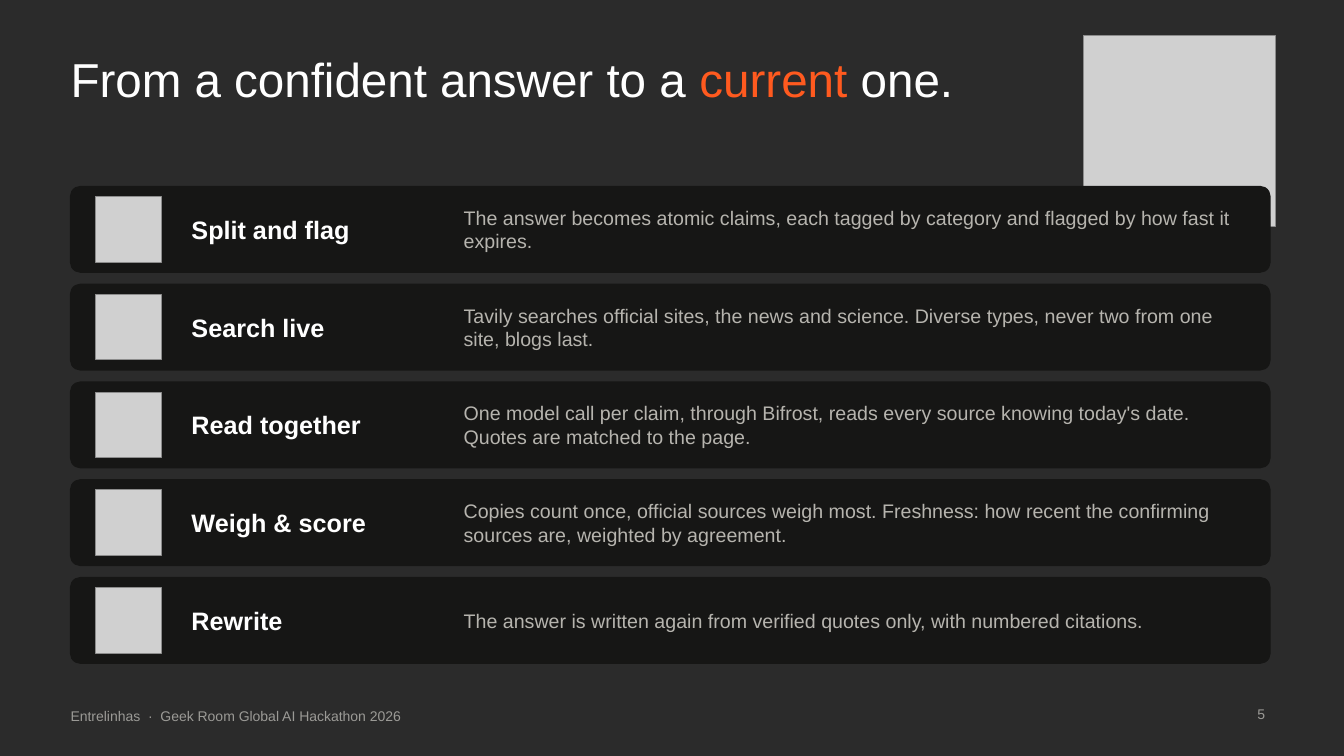
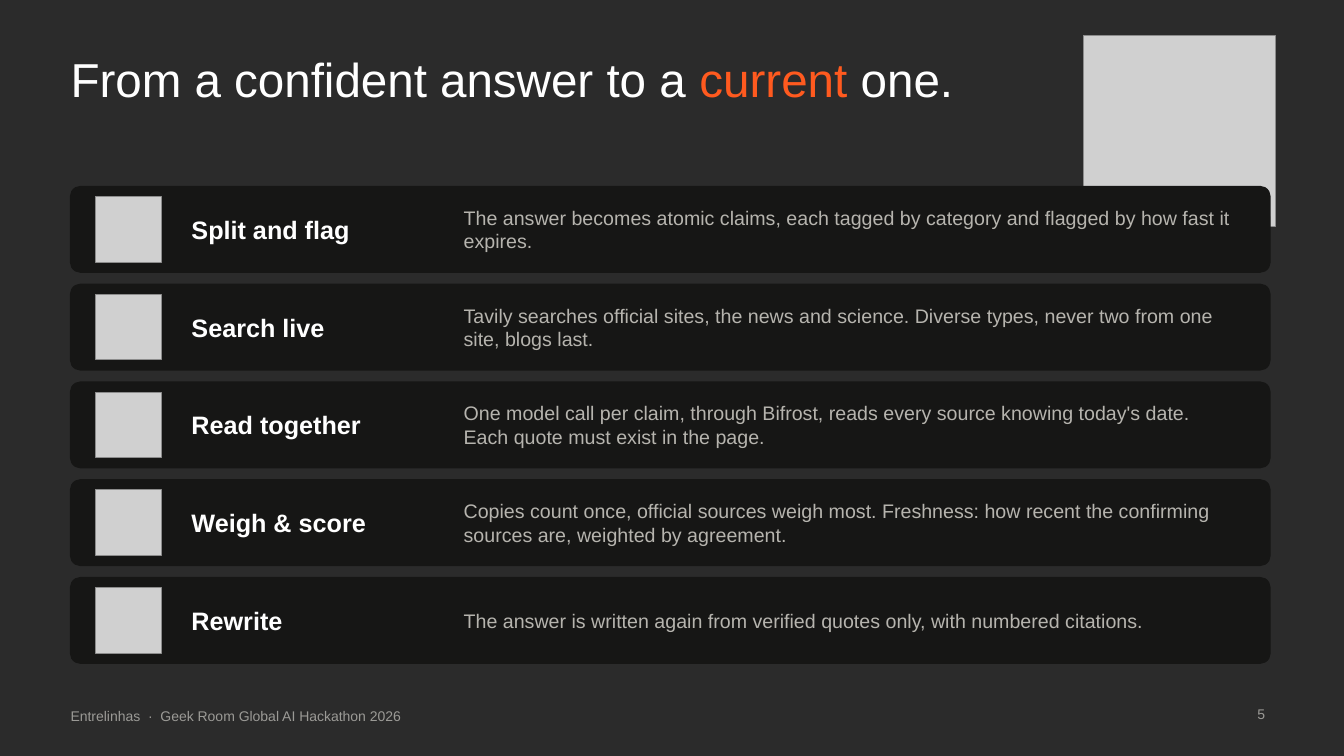
Before and after one commit to contatoalicecandido-lab/entrelinhas, a slide deck: slide 5 of submission/Entrelinhas_Pitch_Deck.pptx. Drawn at 1344x756 pixels with LibreOffice and Linux fonts; fonts in the diff are those of the drawing; grey boxes stand for pictures; background and template pictures are left out; a plain dark background stands for a picture behind light text. Boxes give left, top, right and bottom in pixels: in the first picture for what was removed or moved away, otherwise in the second. Text is boxed around its words. In the diff, an @@ line names an element or a change of style, - is before the commit and + after.

```diff
--- a/submission/Entrelinhas_Pitch_Deck.pptx
+++ b/submission/Entrelinhas_Pitch_Deck.pptx
@@ text at [464, 406, 1190, 448]: text changed @@
-One model call per claim, through Bifrost, reads every source knowing today's date. Quotes are matched to the page.
+One model call per claim, through Bifrost, reads every source knowing today's date. Each quote must exist in the page.
```
Also in this commit, not shown: 5 other slides changed, 26 other files.
